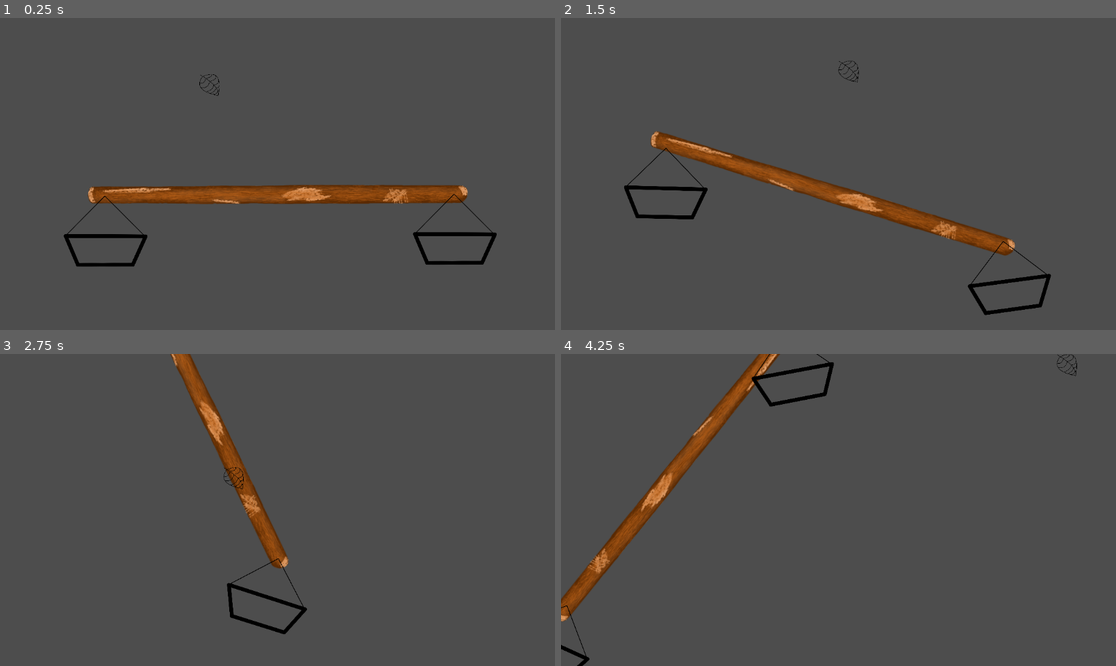
Above: before the commit, frames 1-4 (two rows, left to right).
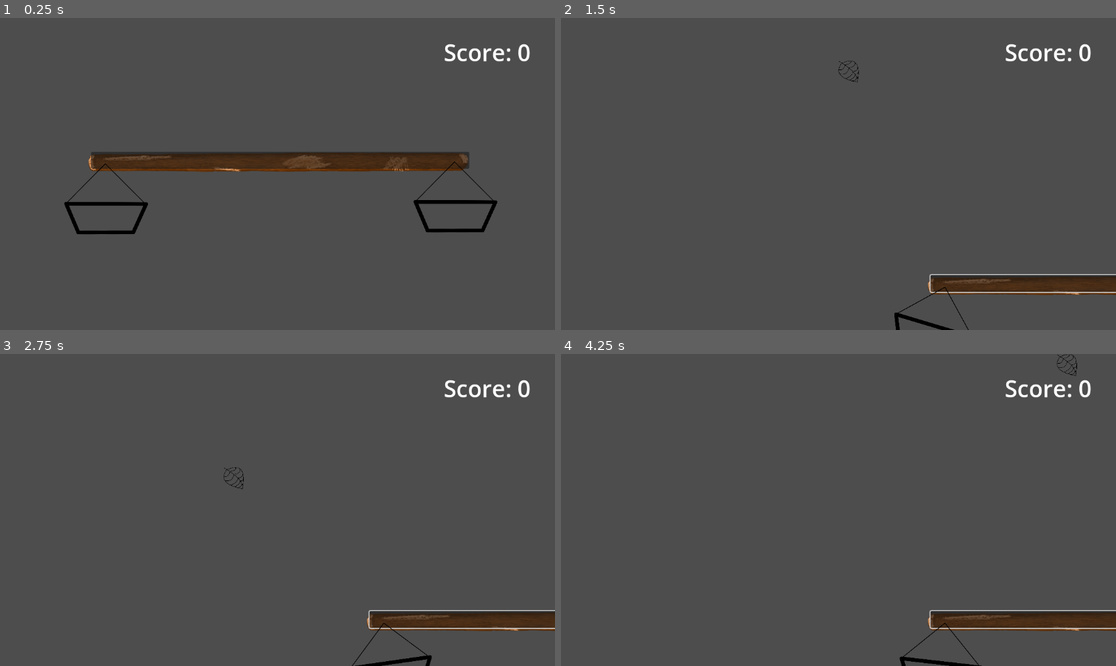
Above: after the commit, the same moments.

Repository: bipbipbopbop/protect_the_monk
Game: Godot game, scene res://Test.tscn
The game is run twice, just before and just after one commit, with the same random seed, the same clock (stepped at 60 frames per second) and the same inputs.
Inputs (mouse positions are in pixels of both pictures, inside the frame that each line leads up to):
- Up to frame 1 (0.25 s): no input
- Up to frame 2 (1.5 s): click (838, 161) at 0.52 s; move the mouse to (960, 158) at 1.27 s; hold D (right) from 1.28 s (still down)
- Up to frame 3 (2.75 s): move the mouse to (166, 525) at 2.02 s; release D (right) at 2.03 s; hold S (down) from 2.03 s (still down)
- Up to frame 4 (4.25 s): move the mouse to (894, 441) at 2.77 s; release S (down) at 2.78 s; hold D (right) 2.78-3.53 s; move the mouse to (810, 572) at 3.52 s; hold W (up) from 3.53 s (still down)

The runs differ from the first frame. In frame 1, 10% of the frame differs, in the area x 11-96%, y 8-80%; in frame 2, 7.4%; in frame 3, 5.8%; in frame 4, 6.8%.

Commit message:
feat: stick control with mouse

Diff:
--- a/Test.tscn
+++ b/Test.tscn
@@ -1,8 +1,9 @@
-[gd_scene load_steps=5 format=3 uid="uid://caur6bhsd5215"]
+[gd_scene load_steps=6 format=3 uid="uid://caur6bhsd5215"]
 
 [ext_resource type="Script" uid="uid://eqcj1baik2j2" path="res://test.gd" id="1_2au82"]
 [ext_resource type="PackedScene" uid="uid://n5iahd7y7wwq" path="res://scale.tscn" id="1_myinc"]
 [ext_resource type="PackedScene" uid="uid://bythxjw86jgcx" path="res://Leaf.tscn" id="2_njov2"]
+[ext_resource type="PackedScene" uid="uid://b65u6lwas6he2" path="res://hud.tscn" id="4_8tn2x"]
 
 [sub_resource type="Curve2D" id="Curve2D_njov2"]
 _data = {
@@ -15,10 +16,7 @@
 leaf_scene = ExtResource("2_njov2")
 
 [node name="Scale" parent="." instance=ExtResource("1_myinc")]
-position = Vector2(577, 323)
-
-[node name="aLeaf" parent="." instance=ExtResource("2_njov2")]
-position = Vector2(433, 116)
+position = Vector2(578, 256)
 
 [node name="Path2D" type="Path2D" parent="."]
 curve = SubResource("Curve2D_njov2")
@@ -28,4 +26,6 @@
 [node name="LeafTimer" type="Timer" parent="."]
 autostart = true
 
+[node name="HUD" parent="." instance=ExtResource("4_8tn2x")]
+
 [connection signal="timeout" from="LeafTimer" to="." method="_on_leaf_timer_timeout"]
--- a/basket.gd
+++ b/basket.gd
@@ -24,5 +24,5 @@
 
 func _on_inside_hitbox_body_entered(body: Node2D) -> void:
 	if body.is_in_group("leafs"):
-		emit_signal("leaf_entered_bucket", body)
+		emit_signal("leaf_entered_bucket")
 		body.queue_free()
--- /dev/null
+++ b/hud.gd
@@ -0,0 +1,5 @@
+extends CanvasLayer
+
+func update_score(score):
+	print(score)
+	$ScoreLabel.text = "Score: " + str(score)
--- /dev/null
+++ b/hud.tscn
@@ -0,0 +1,22 @@
+[gd_scene load_steps=3 format=3 uid="uid://b65u6lwas6he2"]
+
+[ext_resource type="Script" uid="uid://d2562snibx5g" path="res://hud.gd" id="1_37p78"]
+
+[sub_resource type="LabelSettings" id="LabelSettings_n2snw"]
+font_size = 48
+
+[node name="HUD" type="CanvasLayer"]
+script = ExtResource("1_37p78")
+
+[node name="ScoreLabel" type="Label" parent="."]
+anchors_preset = 1
+anchor_left = 1.0
+anchor_right = 1.0
+offset_left = -280.0
+offset_bottom = 144.0
+grow_horizontal = 0
+size_flags_vertical = 1
+text = "Score: 0"
+label_settings = SubResource("LabelSettings_n2snw")
+horizontal_alignment = 1
+vertical_alignment = 1
--- a/scale.gd
+++ b/scale.gd
@@ -1,23 +1,19 @@
 extends CharacterBody2D
 
-@export var speed = 400
-@export var rotation_speed = 1.5
+@export var SPEED = 500
 
-var rotation_direction = 0
+var dragging = false
+var of = Vector2(0, 0)
 
-func get_input():
-	rotation_direction = Input.get_axis("left", "right")
-	velocity = transform.x * Input.get_axis("down", "up") * speed
-
-func _physics_process(delta):
-	get_input()
-	rotation += rotation_direction * rotation_speed * delta
-	move_and_slide()
+func _process(delta):
+	if dragging:
+		position = get_global_mouse_position() - of
 
 
-func _on_left_basket_body_entered(body: Node) -> void:
-	pass # Replace with function body.
+func _on_button_button_up() -> void:
+	dragging = false
 
 
-func _on_right_basket_body_entered(body: Node) -> void:
-	pass # Replace with function body.
+func _on_button_button_down() -> void:
+	dragging = true
+	of = get_global_mouse_position() - global_position
--- a/scale.tscn
+++ b/scale.tscn
@@ -12,6 +12,13 @@
 [node name="Sprite2D" type="Sprite2D" parent="CharacterBody2D"]
 position = Vector2(0, 31)
 texture = ExtResource("1_4k1en")
+
+[node name="Button" type="Button" parent="CharacterBody2D/Sprite2D"]
+offset_left = -389.0
+offset_top = -9.0
+offset_right = 396.0
+offset_bottom = 26.0
+metadata/_edit_use_anchors_ = true
 
 [node name="PinJoint2D" type="PinJoint2D" parent="CharacterBody2D"]
 position = Vector2(366, 43)
@@ -32,3 +39,6 @@
 
 [node name="RightBasket" parent="." instance=ExtResource("2_6s6ql")]
 position = Vector2(-357, 139)
+
+[connection signal="button_down" from="CharacterBody2D/Sprite2D/Button" to="CharacterBody2D" method="_on_button_button_down"]
+[connection signal="button_up" from="CharacterBody2D/Sprite2D/Button" to="CharacterBody2D" method="_on_button_button_up"]
--- a/test.gd
+++ b/test.gd
@@ -1,6 +1,16 @@
 extends Node2D
 
 @export var leaf_scene: PackedScene
+
+var score = 0;
+
+func _ready():
+	var left_basket = $Scale/LeftBasket
+	left_basket.connect("leaf_entered_bucket", Callable(self, "_on_leaf_entered_bucket"))
+
+	var right_basket = $Scale/RightBasket
+	right_basket.connect("leaf_entered_bucket", Callable(self, "_on_leaf_entered_bucket"))
+
 
 func _process(delta: float) -> void:
 	pass
@@ -16,3 +26,7 @@
 
 	# Add the new leaf instance to the scene
 	add_child(leaf)
+
+func _on_leaf_entered_bucket():
+	score += 5
+	$HUD.update_score(score)
Not shown, added: hud.gd.uid
